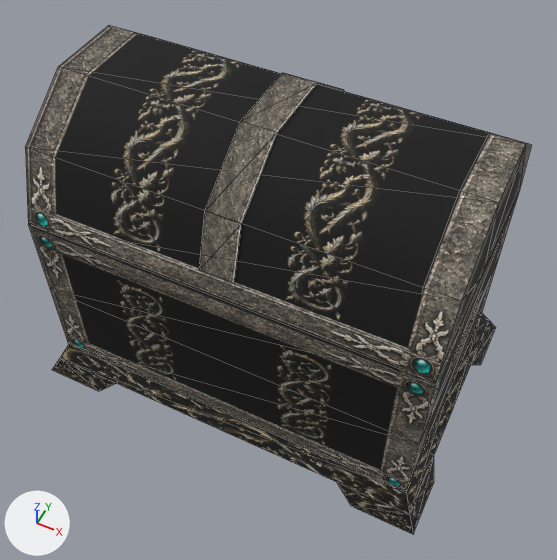
The glTF model worlds/mm9/models/mm9_deco_blackchest.glb, before and after one commit.
Both versions are drawn from a 50 mm camera at (0.611, -1.223, 1.829) aimed at (0.029, -0.059, 0.374). Every picture has the same lights, and +X, +Y and +Z are marked at lower left. The picture after the commit comes second. Mesh edges are drawn as thin lines. Vertices at exactly the same position are counted once.

The first picture shows 'Blackchest'.
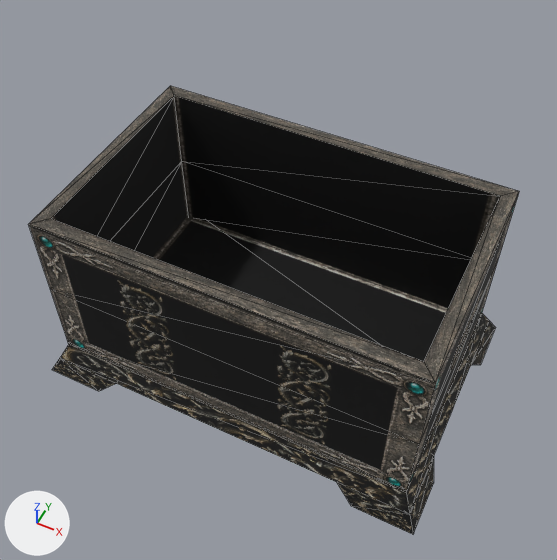
Changed parts and their boxes (x1, y1, x2, y2) in the pictures (557 x 560 px):
```json
{"object": "Blackchest", "change": "reshaped", "before": [25, 26, 531, 534], "after": [29, 86, 519, 534], "on screen": "12% shorter"}
{"part": 1, "of": "me_blackchest", "change": "deleted", "before": [199, 73, 344, 283]}
{"part": 2, "of": "me_blackchest", "change": "cut back", "before": [25, 26, 531, 384], "after": [29, 86, 519, 384]}
```

Scene script edits in JSON lines:
```json
{"block": "me_blackchest", "where": "# used by ob_blackchest; location = (0.0, 0.0, 0.0)"}
{"op": "remove", "block": "me_blackchest", "code": "me_blackchest.from_pydata(...)  # 116 vertices, 166 faces; spans x -0.548..0.548, y -0.361..0.361, z 0.0..0.866"}
{"op": "add", "block": "me_blackchest", "code": "me_blackchest.from_pydata(...)  # 66 vertices, 100 faces; spans x -0.548..0.548, y -0.361..0.361, z 0.0..0.562"}
{"block": "me_blackchest", "change": "me_blackchest part 1: the loose piece of 12 vertices spanning x -0.04..0.045, y -0.301..0.302, z 0.614..0.866 is deleted"}
{"block": "me_blackchest", "change": "me_blackchest part 2"}
{"block": "me_blackchest", "change": "38 vertices are removed from x -0.501..0.501, y -0.315..0.314, z 0.562..0.862"}
{"block": "me_blackchest", "change": "72 faces are deleted"}
{"block": "me_blackchest", "change": "16 new faces join them"}
```
